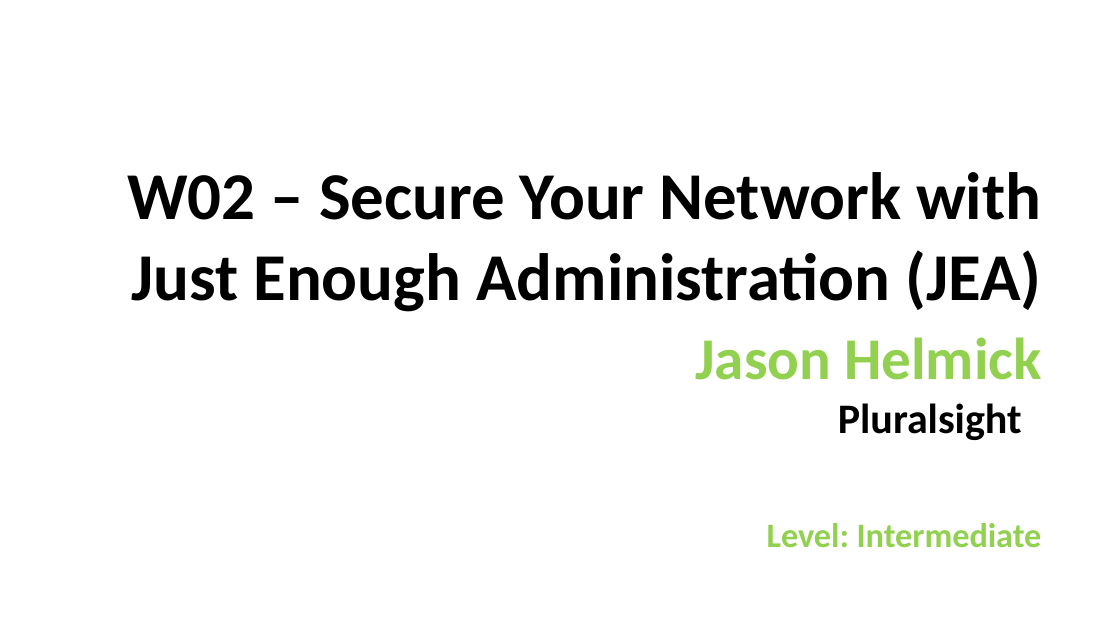
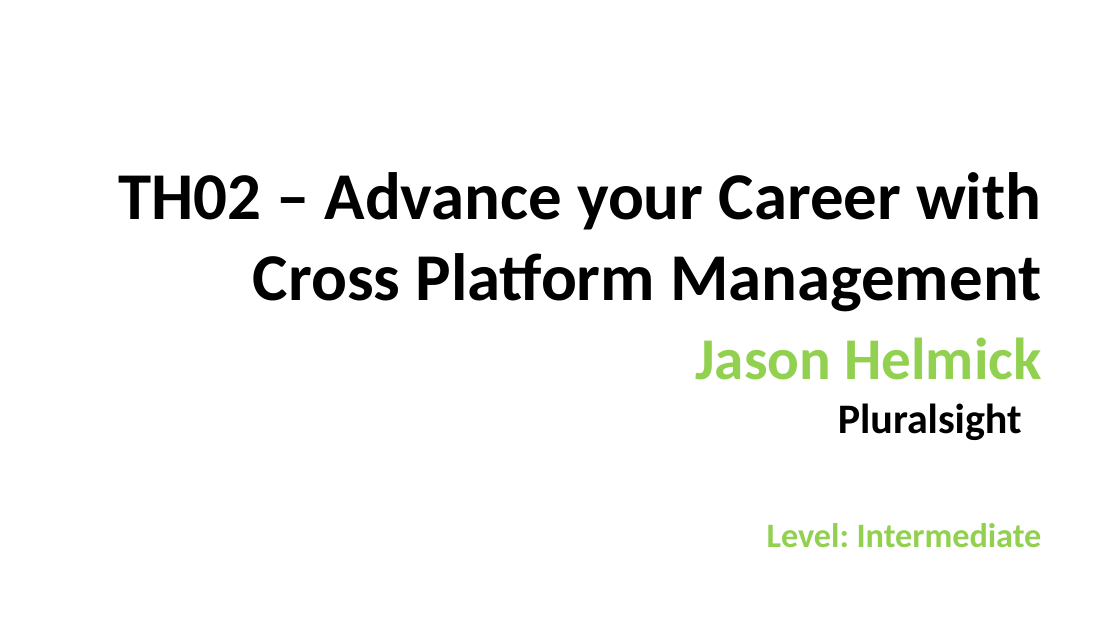
Before and after one commit to vijayraavi/TechMentor2017, a slide deck: slide 1 of TH02-Cross Platform.pptx. Drawn at 1120x630 pixels with LibreOffice and Linux fonts; fonts in the diff are those of the drawing; background and template pictures are left out. Boxes give left, top, right and bottom in pixels: in the first picture for what was removed or moved away, otherwise in the second. Text is boxed around its words. In the diff, an @@ line names an element or a change of style, - is before the commit and + after.

```diff
--- a/TH02-Cross Platform.pptx
+++ b/TH02-Cross Platform.pptx
@@ text at box(118, 172, 1041, 312): text changed @@
-W02 – Secure Your Network with Just Enough Administration (JEA)
+TH02 – Advance your Career with Cross Platform Management
```
Also in this commit, not shown: 20 other files.
